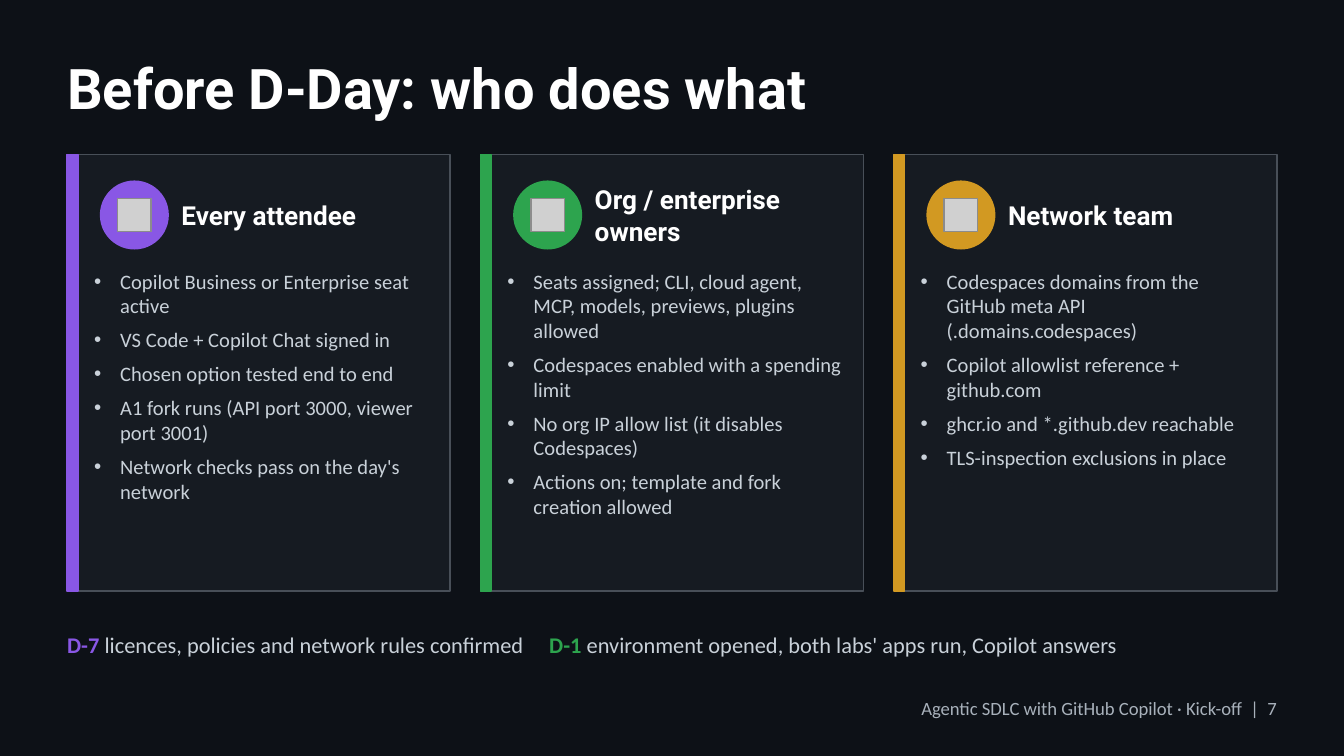
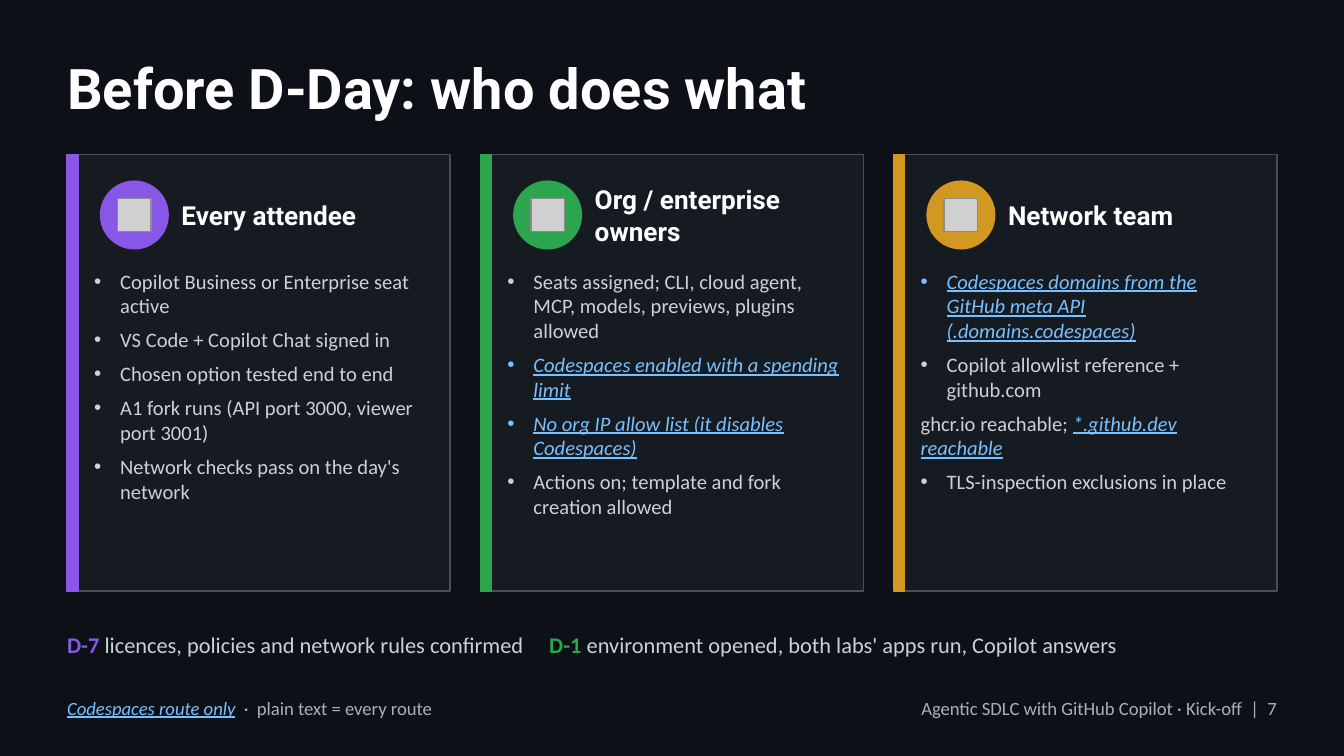
Before and after one commit to Ch0wseth/AI-SDLC-Workshop-1, a slide deck: slide 7 of docs/kick-off.pptx. Drawn at 1344x756 pixels with LibreOffice and Linux fonts; fonts in the diff are those of the drawing; grey boxes stand for pictures. Boxes give left, top, right and bottom in pixels: in the first picture for what was removed or moved away, otherwise in the second. Text is boxed around its words. In the diff, an @@ line names an element or a change of style, - is before the commit and + after.

```diff
--- a/docs/kick-off.pptx
+++ b/docs/kick-off.pptx
@@ text at (947, 274, 1196, 342): text colour #C9D1D9 to #79C0FF, italic on, underline on in "Codespaces domains from the GitHub meta API ..." @@
@@ text at (533, 357, 838, 459): text colour #C9D1D9 to #79C0FF, italic on, underline on in "Codespaces enabled with a spending limit", "No org IP allow list (it disables ..." @@
@@ text at (921, 416, 1177, 459): text changed; text colour #C9D1D9 to #79C0FF; italic on @@
-• ghcr.io and *.github.dev reachable
+• ghcr.io reachable; *.github.dev reachable
@@ text added at (67, 702, 432, 718), 10 pt, text #A8B1BB @@
+Codespaces route only · plain text = every route
```
Also in this commit, not shown: 1 other slide changed, 3 other files.
